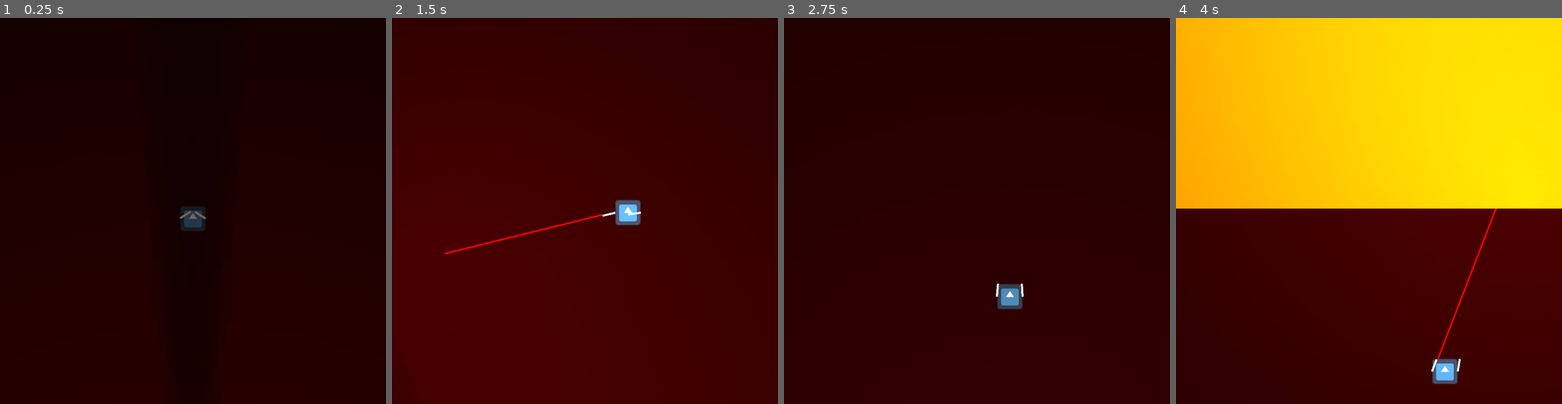
Above: before the commit, frames 1-4 (left to right).
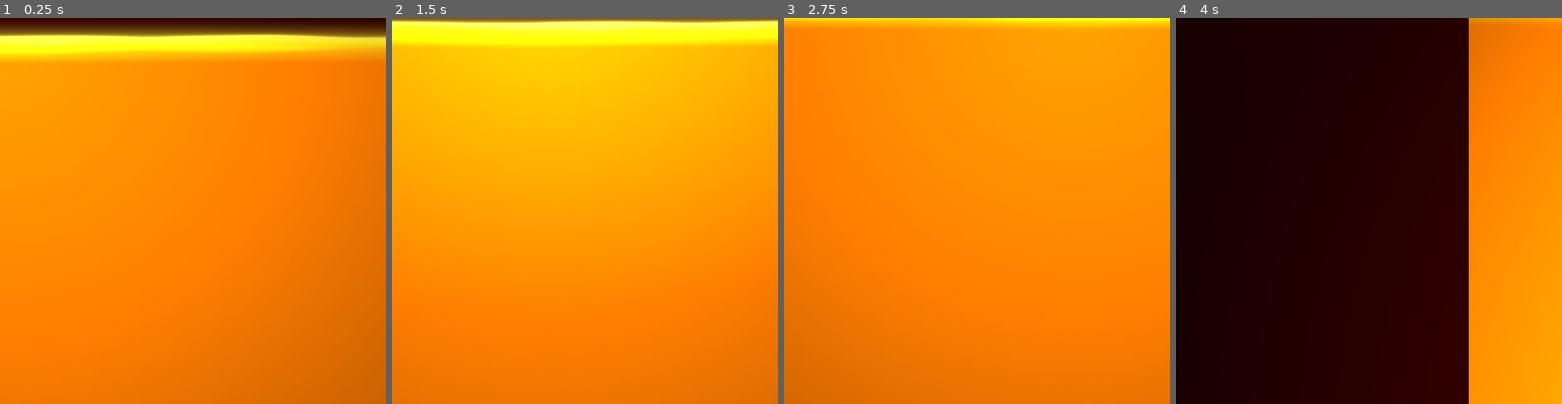
Above: after the commit, the same moments.

Repository: Z3BINI/mini_jam_june
Game: Godot game, scene res://scenes/world/testing_grounds.tscn
The game is run twice, just before and just after one commit, with the same random seed, the same clock (stepped at 60 frames per second) and the same inputs. The engine's default icon, where the game draws it, is replaced by a stand-in: a white triangle on a blue panel in a dark square.
Inputs (mouse positions are in pixels of both pictures, inside the frame that each line leads up to):
- Up to frame 1 (0.25 s): no input
- Up to frame 2 (1.5 s): move the mouse to (669, 191) at 0.52 s; hold D (move_right) 0.53-1.28 s; hold Space (boost) 0.53-1.28 s; move the mouse to (507, 230) at 1.27 s; hold A (move_left) from 1.28 s (still down); click (507, 230) at 1.35 s
- Up to frame 3 (2.75 s): move the mouse to (1015, 126) at 2.02 s; release A (move_left) at 2.03 s; hold D (move_right) from 2.03 s (still down); hold Right mouse button (shoot_grapple_right) from 2.03 s (still down)
- Up to frame 4 (4 s): move the mouse to (1349, 288) at 2.77 s; release Right mouse button (shoot_grapple_right) at 2.78 s; tap Space (boost) at 2.85 s; move the mouse to (1484, 268) at 3.52 s; release D (move_right) at 3.53 s; press the mouse at (1484, 268) at 3.53 s; hold A (move_left) from 3.53 s (still down)

The runs differ from the first frame. In frame 1, 100% of the frame differs, in the area x 0-100%, y 0-100%; in frame 2, 100%; in frame 3, 100%; in frame 4, 78%.

Commit message:
Circumscribed horizontal play area to window width
The camera is now moved by script to follow player on the Y axis and holds boundaries as children on the left and right side of the screen. This was done to simplify random level generation. Player was given full bounciness to make this restriction more fun.

Diff:
--- a/scenes/entities/player.tscn
+++ b/scenes/entities/player.tscn
@@ -5,6 +5,7 @@
 
 [sub_resource type="PhysicsMaterial" id="PhysicsMaterial_0g80w"]
 friction = 0.25
+bounce = 1.0
 
 [sub_resource type="CapsuleShape2D" id="CapsuleShape2D_q8prq"]
 radius = 29.0
@@ -72,8 +73,5 @@
 rotation = -1.5708
 node_a = NodePath("../..")
 
-[node name="Camera2D" type="Camera2D" parent="."]
-position_smoothing_enabled = true
-
 [connection signal="attach" from="." to="." method="_on_attach"]
 [connection signal="boost_cd" from="." to="." method="_on_boost_cd"]
--- /dev/null
+++ b/scripts/level/level.gd
@@ -0,0 +1,13 @@
+extends Node2D
+
+@onready var camera_2d : Camera2D = $Camera2D
+
+var player : Player
+
+# Called when the node enters the scene tree for the first time.
+func _ready():
+	player = get_tree().get_first_node_in_group("player")
+
+# Called every frame. 'delta' is the elapsed time since the previous frame.
+func _process(delta):
+	camera_2d.global_position.y = player.global_position.y
